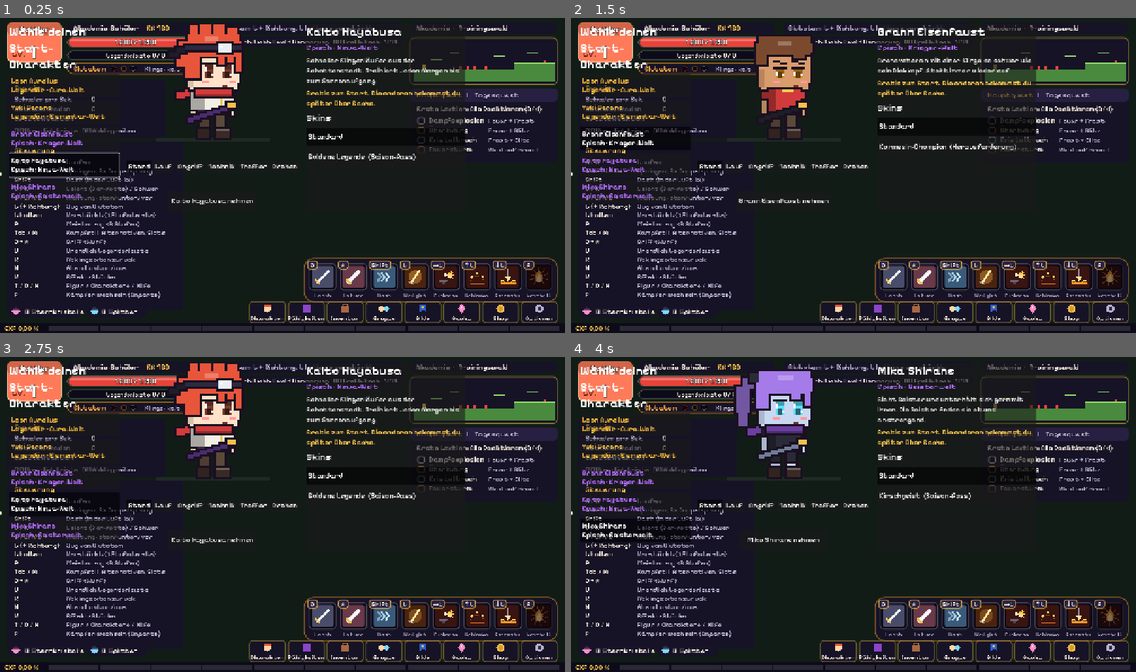
Above: before the commit, frames 1-4 (two rows, left to right).
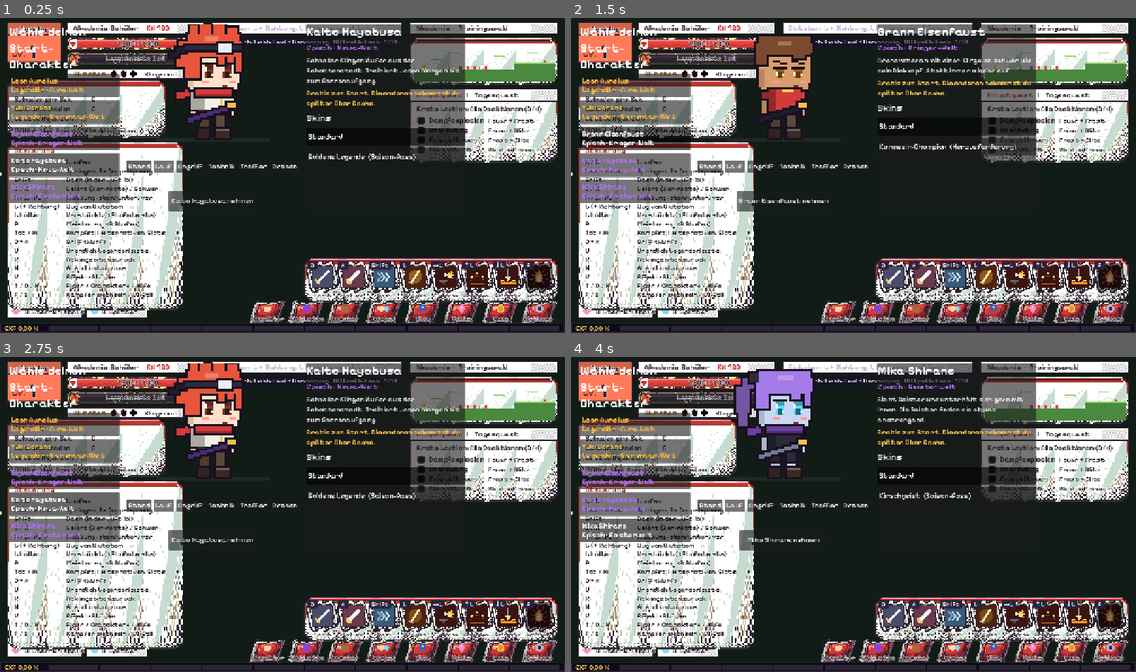
Above: after the commit, the same moments.

Repository: Zancrow321/Chibi-Legends
Game: Godot game, scene res://scenes/main.tscn
Two runs of this game, one before a commit and one after it. Both use one fixed random seed, a clock stepped at 60 frames per second and the inputs below.
Inputs:
- Up to frame 1 (0.25 s): no input
- Up to frame 2 (1.5 s): click "Leon Aurelius Legendär · Aura…" at 0.5 s; click "Brann Eisenfaust Episch · Kri…" at 1.25 s
- Up to frame 3 (2.75 s): click "Kaito Hayabusa Episch · Ninja…" at 2 s
- Up to frame 4 (4 s): click "Mika Shirane Episch · Geister…" at 2.75 s; click "Stand" at 3.5 s

The runs differ from the first frame. In frame 1, 40% of the frame differs, in the area x 0-100%, y 1-100%; in frame 2, 40%; in frame 3, 40%; in frame 4, 40%.

Commit message:
UI: Manga-Panel-Stilprobe aus 5 PixelLab-Teilen im HUD
Panel, Button, Lebens- und Superbalken und Skill-Slot mit Pixen erzeugt
(5 Generierungen), auf Resurrect 64 gebracht und als 9-Slice ins HUD
eingebaut. Taste I oder ?ui=alt schaltet auf das alte UI zurück.

Co-Authored-By: Claude Opus 5.5 <noreply@anthropic.com>
Claude-Session: https://claude.ai/code/session_012CKTc7eLMCbrLRFm54W8eb

Diff:
--- /dev/null
+++ b/assets/ui/manga/raw/log.json
@@ -0,0 +1,65 @@
+{
+ "runs": [
+  {
+   "part": "panel",
+   "size": [
+    128,
+    128
+   ],
+   "usage": {
+    "type": "generations",
+    "generations": 1.0
+   },
+   "description": "empty rectangular manga speech-panel window frame with slanted cut corners, halftone dots in the lower corner, red accent stripe at the top, manga comic panel style game UI element, thick black ink border, white and cream paper fill, screentone halftone dot shading, slanted dynamic corners, flat colors, crisp pixel art, front view, centered, no text, no letters, plain empty background"
+  },
+  {
+   "part": "button",
+   "size": [
+    128,
+    64
+   ],
+   "usage": {
+    "type": "generations",
+    "generations": 1.0
+   },
+   "description": "wide rectangular game menu button, slanted parallelogram shape, black ink border, red fill with white highlight stripe and halftone dots, manga comic panel style game UI element, thick black ink border, white and cream paper fill, screentone halftone dot shading, slanted dynamic corners, flat colors, crisp pixel art, front view, centered, no text, no letters, plain empty background"
+  },
+  {
+   "part": "hp_bar",
+   "size": [
+    192,
+    48
+   ],
+   "usage": {
+    "type": "generations",
+    "generations": 1.0
+   },
+   "description": "long horizontal health bar frame, slanted ends, black ink border, empty dark inner slot, small heart emblem on the left end, manga comic panel style game UI element, thick black ink border, white and cream paper fill, screentone halftone dot shading, slanted dynamic corners, flat colors, crisp pixel art, front view, centered, no text, no letters, plain empty background"
+  },
+  {
+   "part": "super_bar",
+   "size": [
+    192,
+    48
+   ],
+   "usage": {
+    "type": "generations",
+    "generations": 1.0
+   },
+   "description": "long horizontal energy gauge frame split into three segments, slanted ends, black ink border, empty dark inner slots, small flame emblem on the left end, manga comic panel style game UI element, thick black ink border, white and cream paper fill, screentone halftone dot shading, slanted dynamic corners, flat colors, crisp pixel art, front view, centered, no text, no letters, plain empty background"
+  },
+  {
+   "part": "skill_slot",
+   "size": [
+    64,
+    64
+   ],
+   "usage": {
+    "type": "generations",
+    "generations": 1.0
+   },
+   "description": "square ability slot frame tilted like a manga panel, thick black ink border, empty dark center, halftone dots in one corner, manga comic panel style game UI element, thick black ink border, white and cream paper fill, screentone halftone dot shading, slanted dynamic corners, flat colors, crisp pixel art, front view, centered, no text, no letters, plain empty background"
+  }
+ ],
+ "spent": 5.0
+}
--- /dev/null
+++ b/assets/ui/manga/slices.json
@@ -0,0 +1,32 @@
+{
+ "panel": [
+  18,
+  18,
+  18,
+  18
+ ],
+ "hp_bar": [
+  24,
+  6,
+  10,
+  6
+ ],
+ "super_bar": [
+  30,
+  7,
+  14,
+  7
+ ],
+ "skill_slot": [
+  14,
+  14,
+  14,
+  14
+ ],
+ "button": [
+  16,
+  12,
+  20,
+  12
+ ]
+}
--- a/scripts/autoload/game_input.gd
+++ b/scripts/autoload/game_input.gd
@@ -20,6 +20,7 @@
 	"reset_cooldowns": [KEY_R],
 	"cycle_look": [KEY_C],
 	"toggle_help": [KEY_H],
+	"toggle_ui": [KEY_I],
 	"style_menu": [KEY_TAB, KEY_M],
 	"toggle_light": [KEY_N],
 }
--- a/scripts/ui/hud.gd
+++ b/scripts/ui/hud.gd
@@ -27,6 +27,8 @@
 var room: TrainingRoom
 var font: Font
 var show_help := true
+## Manga-Panel-Skin (PixelLab-Teile, Taste I oder ?ui=alt schaltet zurueck auf das alte UI)
+var manga := true
 var _menu_rects: Array = []
 var _hover := -1
 var _t := 0.0
@@ -46,6 +48,8 @@
 	menu = GlutatemMenu.new()
 	menu.room = room
 	add_child(menu)
+	if OS.has_feature("web") and "ui=alt" in str(JavaScriptBridge.eval("window.location.search", true)):
+		manga = false
 
 
 func show_cutin(text: String, col: Color) -> void:
@@ -65,6 +69,8 @@
 	size = get_viewport_rect().size
 	if Input.is_action_just_pressed("toggle_help"):
 		show_help = not show_help
+	if Input.is_action_just_pressed("toggle_ui"):
+		manga = not manga
 	queue_redraw()
 
 
@@ -88,22 +94,68 @@
 # --- drawing helpers -------------------------------------------------------
 
 func _panel(r: Rect2, col := PANEL, radius := 10, border := Color(0, 0, 0, 0)) -> void:
+	if manga and (col == PANEL or col == PANEL_LIGHT):
+		if r.size.y >= 40.0:
+			_skin("panel", r)
+		else:
+			# schmale Leisten: Papier mit Tuscherand und etwas Raster rechts
+			var sbs := StyleBoxFlat.new()
+			sbs.bg_color = UiSkin.PAPER
+			sbs.border_color = UiSkin.INK
+			sbs.set_border_width_all(2)
+			draw_style_box(sbs, r)
+			_halftone(Rect2(r.end.x - minf(60.0, r.size.x * 0.3), r.position.y + 3, minf(60.0, r.size.x * 0.3) - 3, r.size.y - 6), Color(UiSkin.INK, 0.25))
+		return
 	var sb := StyleBoxFlat.new()
 	sb.bg_color = col
 	sb.set_corner_radius_all(radius)
+	if manga:
+		# Tusche-Look fuer die kleinen Farbflaechen: eckig, schwarzer Rand
+		sb.set_corner_radius_all(mini(radius, 2))
+		if col.a > 0.5 and r.size.y > 8:
+			border = Color(UiSkin.INK, col.a)
 	if border.a > 0.0:
 		sb.border_color = border
 		sb.set_border_width_all(2)
 	draw_style_box(sb, r)
 
 
+func _skin(part: String, r: Rect2, tint := Color.WHITE) -> void:
+	var sb := UiSkin.box(part)
+	sb.modulate_color = tint
+	draw_style_box(sb, r)
+
+
 func _text(pos: Vector2, s: String, size: int, col := TEXT, align := HORIZONTAL_ALIGNMENT_LEFT, width := -1.0, outline := 4) -> void:
+	if manga and outline > 0:
+		# Manga: Tusche-Schrift mit Papier-Rand, Gold wird Signalrot
+		var a := col.a
+		if col.is_equal_approx(Color(TEXT, a)) or col.is_equal_approx(Color(MUTED, a)):
+			col = Color(UiSkin.INK, a)
+		elif col.is_equal_approx(Color(TRIM, a)):
+			col = Color(UiSkin.RED.darkened(0.15), a)
+		elif col.get_luminance() > 0.55:
+			col = Color(col.darkened(0.45), a)
+		draw_string_outline(font, pos, s, align, width, size, outline, Color(UiSkin.PAPER, 0.95 * a))
+		draw_string(font, pos, s, align, width, size, col)
+		return
 	if outline > 0:
 		draw_string_outline(font, pos, s, align, width, size, outline, Color(0.05, 0.03, 0.1, 0.9))
 	draw_string(font, pos, s, align, width, size, col)
 
 
 func _bar(r: Rect2, frac: float, col: Color, label: String) -> void:
+	if manga:
+		var fr := Rect2(r.position.x, r.get_center().y - 16, r.size.x, 32)
+		var inner := UiSkin.inner("hp_bar", fr)
+		_skin("hp_bar", fr)
+		inner.size.x *= clampf(frac, 0.0, 1.0)
+		if inner.size.x > 1:
+			draw_rect(inner, col)
+			draw_rect(Rect2(inner.position, Vector2(inner.size.x, 3)), Color(1, 1, 1, 0.35))
+			_halftone(Rect2(inner.position + Vector2(0, inner.size.y * 0.55), Vector2(inner.size.x, inner.size.y * 0.45)), Color(0, 0, 0, 0.22))
+		_text(Vector2(inner.position.x, r.position.y + r.size.y * 0.72), label, int(r.size.y * 0.62), TEXT, HORIZONTAL_ALIGNMENT_CENTER, fr.end.x - inner.position.x - 10)
+		return
 	_panel(r, Color(0.05, 0.04, 0.1, 0.95), int(r.size.y / 2), Color(1, 1, 1, 0.15))
 	var inner := r.grow(-3)
 	inner.size.x *= clampf(frac, 0.0, 1.0)
@@ -111,6 +163,19 @@
 		_panel(inner, col, int(inner.size.y / 2))
 		_panel(Rect2(inner.position + Vector2(4, 2), Vector2(maxf(inner.size.x - 8, 0), inner.size.y * 0.3)), Color(1, 1, 1, 0.25), 3)
 	_text(Vector2(r.position.x, r.position.y + r.size.y * 0.72), label, int(r.size.y * 0.62), TEXT, HORIZONTAL_ALIGNMENT_CENTER, r.size.x)
+
+
+## Manga-Raster: Punktgitter, jede zweite Reihe versetzt.
+func _halftone(r: Rect2, col: Color, step := 4) -> void:
+	var row := 0
+	var y := r.position.y + 1
+	while y < r.end.y:
+		var x := r.position.x + (step * 0.5 if row % 2 == 1 else 0.0)
+		while x < r.end.x - 1:
+			draw_rect(Rect2(x, y, 2, 2), col)
+			x += step
+		y += step * 0.5
+		row += 1
 
 
 static func _fmt(n: float) -> String:
@@ -164,23 +229,29 @@
 		_text(Vector2(x + 180, 35), "KK " + _fmt(p.combat_power()), 16, TRIM)
 	else:
 		_text(Vector2(x, 35), "Akademie-Schüler", 17, TEXT, HORIZONTAL_ALIGNMENT_CENTER, 310)
-	_bar(Rect2(x, 48, 310, 26), p.hp / p.max_hp, HP, "%s / %s" % [_fmt(p.hp), _fmt(p.max_hp)])
+	var dy := 4.0 if manga else 0.0  # Manga-Rahmen sind etwas hoeher
+	_bar(Rect2(x, 48 + dy, 310, 26), p.hp / p.max_hp, HP, "%s / %s" % [_fmt(p.hp), _fmt(p.max_hp)])
 	if p.glut == null:
-		_bar(Rect2(x, 80, 310, 22), p.aura / p.max_aura, AURA, "Aura %d / %d%s" % [int(p.aura), int(p.max_aura), "  (unendlich)" if p.infinite_aura else ""])
-		_panel(Rect2(x, 108, 240, 26), PANEL, 13, Color(TRIM, 0.7))
-		_text(Vector2(x + 14, 127), "Kampfkraft", 16, TRIM)
-		_text(Vector2(x + 124, 127), _fmt(p.combat_power()), 18, TEXT)
+		_bar(Rect2(x, 80 + 2 * dy, 310, 22), p.aura / p.max_aura, AURA, "Aura %d / %d%s" % [int(p.aura), int(p.max_aura), "  (unendlich)" if p.infinite_aura else ""])
+		_panel(Rect2(x, 108 + 3 * dy, 240, 26), PANEL, 13, Color(TRIM, 0.7))
+		_text(Vector2(x + 14, 127 + 3 * dy), "Kampfkraft", 16, TRIM)
+		_text(Vector2(x + 124, 127 + 3 * dy), _fmt(p.combat_power()), 18, TEXT)
 		return
-	_draw_gauge(Rect2(x, 80, 310, 22))
-	_draw_style_panel(Rect2(x, 108, 310, 26))
+	_draw_gauge(Rect2(x, 80 + 2 * dy, 310, 22))
+	_draw_style_panel(Rect2(x, 108 + 3 * dy, 310, 26))
 
 
 ## Legendenleiste: three Stufen of 100; full Stufen glow, a full bar pulses.
 func _draw_gauge(r: Rect2) -> void:
 	var p := room.player
 	_gauge_shown = move_toward(_gauge_shown, p.gauge, get_process_delta_time() * 400.0)
-	_panel(r, Color(0.05, 0.04, 0.1, 0.95), int(r.size.y / 2), Color(1, 1, 1, 0.15))
+	var frame := Rect2(r.position.x, r.get_center().y - 17, r.size.x, 34)
 	var inner := r.grow(-3)
+	if manga:
+		inner = UiSkin.inner("super_bar", frame)
+		_skin("super_bar", frame)
+	else:
+		_panel(r, Color(0.05, 0.04, 0.1, 0.95), int(r.size.y / 2), Color(1, 1, 1, 0.15))
 	var seg := inner.size.x / 3.0
 	var full := int(p.gauge / 100.0)
 	for i in 3:
@@ -194,8 +265,15 @@
 			col = Color("ff9a2a").lerp(Color("fff4d0"), 0.3 + 0.3 * sin(_t * 8.0))
 		_panel(fr, col, 6)
 		_panel(Rect2(fr.position + Vector2(3, 2), Vector2(maxf(fr.size.x - 6, 0), fr.size.y * 0.3)), Color(1, 1, 1, 0.25), 3)
-	for i in range(1, 3):
-		draw_rect(Rect2(inner.position.x + i * seg - 1, inner.position.y - 1, 2, inner.size.y + 2), Color(0.05, 0.04, 0.1))
+	if manga:
+		for i in range(1, 3):
+			# schraege Tusche-Trennstriche wie Panel-Kanten
+			var bx := inner.position.x + i * seg
+			draw_line(Vector2(bx + 4, inner.position.y), Vector2(bx - 4, inner.end.y), Color(UiSkin.INK), 3)
+			draw_line(Vector2(bx + 6, inner.position.y), Vector2(bx - 2, inner.end.y), Color(1, 1, 1, 0.5), 1)
+	else:
+		for i in range(1, 3):
+			draw_rect(Rect2(inner.position.x + i * seg - 1, inner.position.y - 1, 2, inner.size.y + 2), Color(0.05, 0.04, 0.1))
 	var label := "Legendenleiste  %d / 3%s" % [full, "  (unendlich)" if p.infinite_aura else ""]
 	_text(Vector2(r.position.x, r.position.y + r.size.y * 0.72), label, int(r.size.y * 0.62), TEXT, HORIZONTAL_ALIGNMENT_CENTER, r.size.x)
 
@@ -334,7 +412,7 @@
 	for i in slots.size():
 		var sl: Dictionary = slots[i]
 		var r := Rect2(bar.position.x + 12 + i * (slot + gap), bar.position.y + 12, slot, slot)
-		_panel(r, Color(0.04, 0.03, 0.08, 0.95), 8, Color(1, 1, 1, 0.18))
+		_slot(r)
 		_draw_icon(r.grow(-6), sl.icon)
 		if sl.cd > 0.0:
 			var frac: float = clampf(sl.cd / sl.max, 0.0, 1.0)
@@ -369,7 +447,7 @@
 	for i in slots.size():
 		var sl: Dictionary = slots[i]
 		var r := Rect2(bar.position.x + 12 + i * (slot + gap), bar.position.y + 12, slot, slot)
-		_panel(r, Color(0.04, 0.03, 0.08, 0.95), 8, Color(1, 1, 1, 0.18))
+		_slot(r)
 		if sl.has("zug") or sl.has("super") or sl.icon == "":
 			GlutIcons.draw(self, r.grow(-6), sl.icon, _t)
 		else:
@@ -395,6 +473,13 @@
 		if font.get_string_size(lbl, HORIZONTAL_ALIGNMENT_LEFT, -1, 12).x > slot + 6:
 			lbl = lbl.substr(0, 8) + "."
 		_text(Vector2(r.position.x - 4, r.end.y + 15), lbl, 12, MUTED, HORIZONTAL_ALIGNMENT_CENTER, slot + 8, 3)
+
+
+func _slot(r: Rect2) -> void:
+	if manga:
+		_skin("skill_slot", r.grow(6))
+	else:
+		_panel(r, Color(0.04, 0.03, 0.08, 0.95), 8, Color(1, 1, 1, 0.18))
 
 
 func _draw_icon(r: Rect2, icon: String) -> void:
@@ -453,7 +538,10 @@
 		var r := Rect2(x0 + i * (bw + gap), y, bw, 50)
 		_menu_rects.append(r)
 		var hover := i == _hover
-		_panel(r, PANEL_LIGHT if hover else PANEL, 8, Color(TRIM, 0.9 if hover else 0.35))
+		if manga:
+			_skin("button", r.grow(2), Color(1.15, 1.15, 1.15) if hover else Color(0.92, 0.92, 0.92))
+		else:
+			_panel(r, PANEL_LIGHT if hover else PANEL, 8, Color(TRIM, 0.9 if hover else 0.35))
 		_draw_menu_icon(Vector2(r.get_center().x, y + 17), i)
 		_text(Vector2(r.position.x, y + 44), MENU[i][0], 14, TEXT, HORIZONTAL_ALIGNMENT_CENTER, bw)
 
@@ -515,14 +603,14 @@
 		["P", "Meisterzug (3 Stufen)"], ["Tab / M", "Kampfstil: Alternativen, Slots"],
 		["J + K", "Griff (Wurf)"], ["U", "Unendlich Legendenleiste"], ["R", "Abklingzeiten zurück"],
 		["N", "Abendlicht an/aus"], ["V", "Effekt-Stärke"], ["T / C / H", "Figur / Charaktere / Hilfe"],
-		["F", "Kämpfer wechseln (Importe)"],
+		["F / I", "Kämpfer wechseln / UI-Stil"],
 	] if glut else [
 		["A / D", "Laufen"], ["Leertaste", "Springen, 2x Doppelsprung"], ["S + Leertaste", "Durch Plattform fallen"],
 		["Shift", "Dash (in der Luft 1x)"], ["J", "Leicht (3er-Kette)"], ["K", "Schwer"],
 		["L", "Spezial (Fähigkeit)"], ["W/S/A/D +", "Richtung: oben/unten/vor"],
 		["J + K", "Griff (Wurf)"], ["P", "Super: Legendenstrahl"], ["V", "Effekt-Stärke wechseln"],
 		["T", "Figur: Testfigur / Sammlung"], ["F", "Kämpfer wechseln (Importe)"], ["C", "Charaktere"],
-		["H", "Hilfe ein/aus"],
+		["H / I", "Hilfe / UI-Stil"],
 	]
 	var y := 338.0
 	for l in lines:
--- /dev/null
+++ b/scripts/ui/ui_skin.gd
@@ -0,0 +1,47 @@
+class_name UiSkin
+extends RefCounted
+## Manga-Panel-Skin aus PixelLab-Teilen (assets/ui/manga, Raender in slices.json).
+## Liefert fertige StyleBoxTexture-Objekte (9-Slice) fuer das HUD.
+
+const DIR := "res://assets/ui/manga/"
+const INK := Color("2e222f")    # Resurrect 64, dunkelster Ton = Tusche
+const PAPER := Color("ffffff")
+const RED := Color("e83b3b")
+
+static var _boxes := {}
+static var _margins := {}
+
+
+static func _load() -> void:
+	if not _margins.is_empty():
+		return
+	var f := FileAccess.open(DIR + "slices.json", FileAccess.READ)
+	_margins = JSON.parse_string(f.get_as_text())
+
+
+## Margins [links, oben, rechts, unten] in Texturpixeln.
+static func margins(part: String) -> Array:
+	_load()
+	return _margins[part]
+
+
+static func box(part: String) -> StyleBoxTexture:
+	if _boxes.has(part):
+		return _boxes[part]
+	var m := margins(part)
+	var sb := StyleBoxTexture.new()
+	sb.texture = load(DIR + part + ".png")
+	sb.texture_margin_left = m[0]
+	sb.texture_margin_top = m[1]
+	sb.texture_margin_right = m[2]
+	sb.texture_margin_bottom = m[3]
+	sb.axis_stretch_horizontal = StyleBoxTexture.AXIS_STRETCH_MODE_TILE_FIT
+	sb.axis_stretch_vertical = StyleBoxTexture.AXIS_STRETCH_MODE_STRETCH
+	_boxes[part] = sb
+	return sb
+
+
+## Innenflaeche eines Teils, wenn es auf r gezeichnet wird (z. B. Fuellung eines Balkens).
+static func inner(part: String, r: Rect2) -> Rect2:
+	var m := margins(part)
+	return Rect2(r.position + Vector2(m[0] - 1, m[1]), r.size - Vector2(m[0] + m[2] - 2, m[1] + m[3]))
Binary file added: assets/ui/manga/button.png
Binary file added: assets/ui/manga/hp_bar.png
Binary file added: assets/ui/manga/panel.png
Not shown, added: assets/ui/manga/raw/.gdignore
Binary file added: assets/ui/manga/raw/roh_button.png
Binary file added: assets/ui/manga/raw/roh_hp_bar.png
Binary file added: assets/ui/manga/raw/roh_panel.png
Binary file added: assets/ui/manga/raw/roh_skill_slot.png
Binary file added: assets/ui/manga/raw/roh_super_bar.png
Binary file added: assets/ui/manga/roh_button.png
Binary file added: assets/ui/manga/roh_hp_bar.png
Binary file added: assets/ui/manga/roh_panel.png
(and 5 more such lines)
